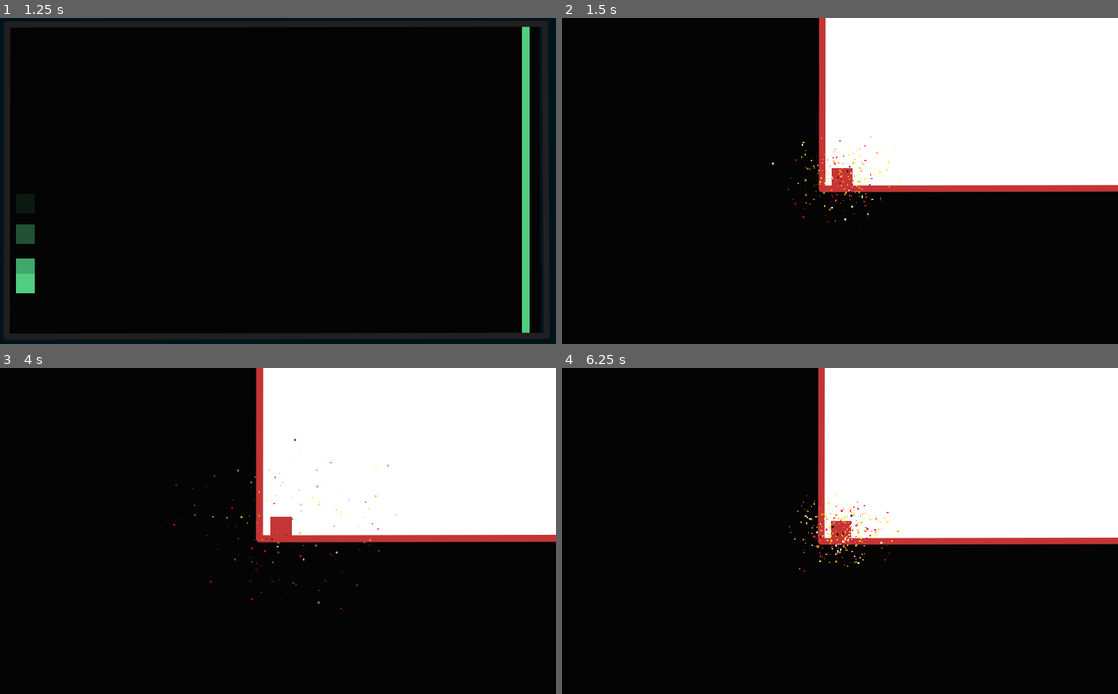
Above: before the commit, frames 1-4 (two rows, left to right).
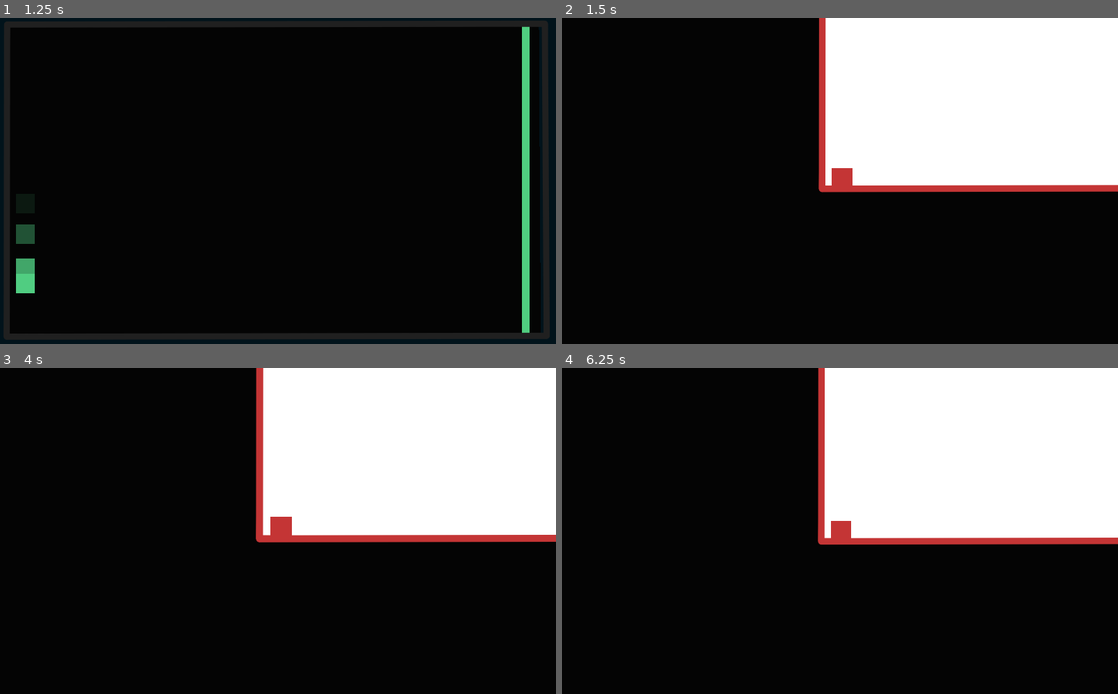
Above: after the commit, the same moments.

Repository: MrEliptik/godot_experiments
Game: Godot game, scene res://game.tscn
The game is run twice, just before and just after one commit, with the same random seed, the same clock (stepped at 60 frames per second) and the same inputs.
Inputs (mouse positions are in pixels of both pictures, inside the frame that each line leads up to):
- Up to frame 1 (1.25 s): move the mouse to (400, 164) at 0.52 s; click (400, 164) at 0.67 s
- Up to frame 2 (1.5 s): move the mouse to (728, 197) at 1.27 s; click (728, 197) at 1.42 s
- Up to frame 3 (4 s): move the mouse to (333, 459) at 2.02 s; click (333, 459) at 2.17 s; move the mouse to (250, 596) at 2.77 s; click (250, 596) at 2.92 s; move the mouse to (444, 579) at 3.52 s; click (444, 579) at 3.67 s
- Up to frame 4 (6.25 s): move the mouse to (673, 482) at 4.27 s; click (673, 482) at 4.42 s; move the mouse to (867, 531) at 5.02 s; click (867, 531) at 5.17 s; move the mouse to (756, 449) at 5.77 s; click (756, 449) at 5.92 s

Frame 1 is identical in both runs. In frame 2, 0.2% of the frame differs, in the area x 37-61%, y 36-64%; in frame 3, 0.2%; in frame 4, 0.3%, in the area x 40-61%, y 39-63%.

Commit message:
[hang] stop drawing rope when dead add reset function

Diff:
--- a/2D/hang/player.gd
+++ b/2D/hang/player.gd
@@ -29,7 +29,6 @@
 	sprite.texture.gradient.set_color(0, player_colors[COLORS.NORMAL])
 
 func _physics_process(delta):
-	if dead: return
 	update()
 	if !reset: contact_monitor = true
 
@@ -37,9 +36,11 @@
 	if reset:
 		state.transform = Transform2D(0, reset_position)
 		state.linear_velocity = Vector2()
+		dead = false
 		reset = false
 
 func _draw():
+	if dead: return
 	if anchor != null:
 		draw_line(ray.position, (ray.get_collision_point()-ray.global_position).rotated(-rotation), Color(1, 1, 1), 2)
 	#else:
@@ -70,6 +71,7 @@
 	reset = true
 	reset_position = pos
 	anchor = null
+	sprite.texture.gradient.set_color(0, player_colors[COLORS.NORMAL])
 
 func _on_Player_body_entered(body):
 	if reset or dead: return
@@ -77,8 +79,8 @@
 	# There's only one color
 	sprite.texture.gradient.set_color(0, player_colors[COLORS.DEAD])
 	$TrailTimer.stop()
-	$fake_explosion_particles.visible = true
-	$fake_explosion_particles.particles_explode = true
+#	$fake_explosion_particles.visible = true
+#	$fake_explosion_particles.particles_explode = true
 	dead = true
 	emit_signal("die")
 	$DieSound.play()
